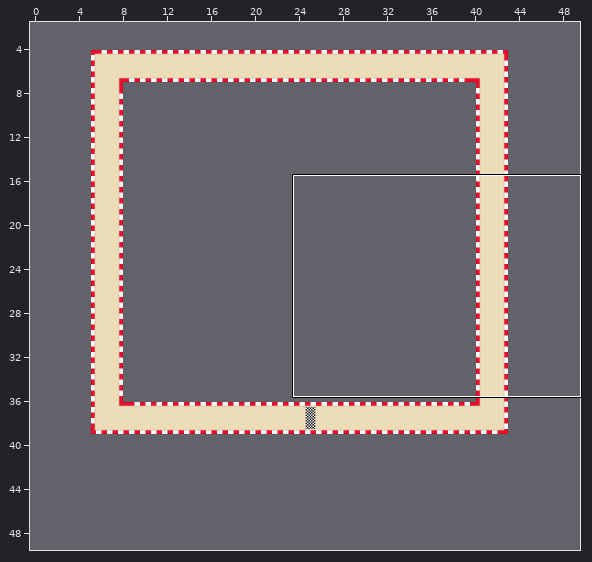
Tiled map: core/assets/SmallTestMap.tmx. Above, an overview of the earlier version with the close-up marked.
Close-up. Before the edit:
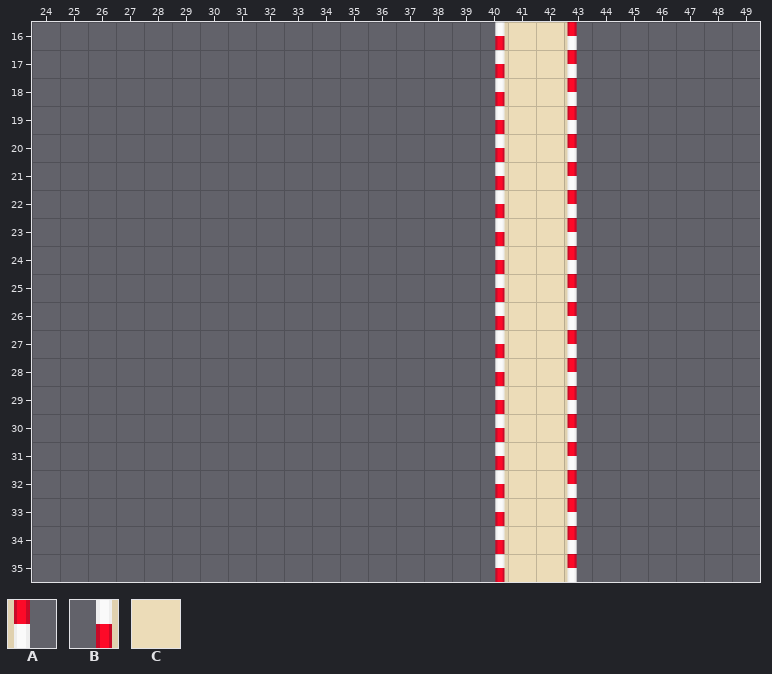
Cells are 64x64 px. Shown: x 24..49, y 16..35. The commit also changed other parts of the map, which this record leaves out.
Key: from "RaceTrackRed": A 0 turned 270, B 0 turned 90, C 2.
_ is an empty cell.
Layers that did not change in this view are not listed.
Layer "Tile Layer 1" before, first column x 24:
16 _________________CC_______
17 _________________CC_______
18 _________________CC_______
19 _________________CC_______
20 _________________CC_______
21 _________________CC_______
22 _________________CC_______
23 _________________CC_______
24 _________________CC_______
25 _________________CC_______
26 _________________CC_______
27 _________________CC_______
28 _________________CC_______
29 _________________CC_______
30 _________________CC_______
31 _________________CC_______
32 _________________CC_______
33 _________________CC_______
34 _________________CC_______
35 _________________CC_______
Layer "CollisionLayer" before, first column x 24:
16 ________________B__A______
17 ________________B__A______
18 ________________B__A______
19 ________________B__A______
20 ________________B__A______
21 ________________B__A______
22 ________________B__A______
23 ________________B__A______
24 ________________B__A______
25 ________________B__A______
26 ________________B__A______
27 ________________B__A______
28 ________________B__A______
29 ________________B__A______
30 ________________B__A______
31 ________________B__A______
32 ________________B__A______
33 ________________B__A______
34 ________________B__A______
35 ________________B__A______
After the commit:
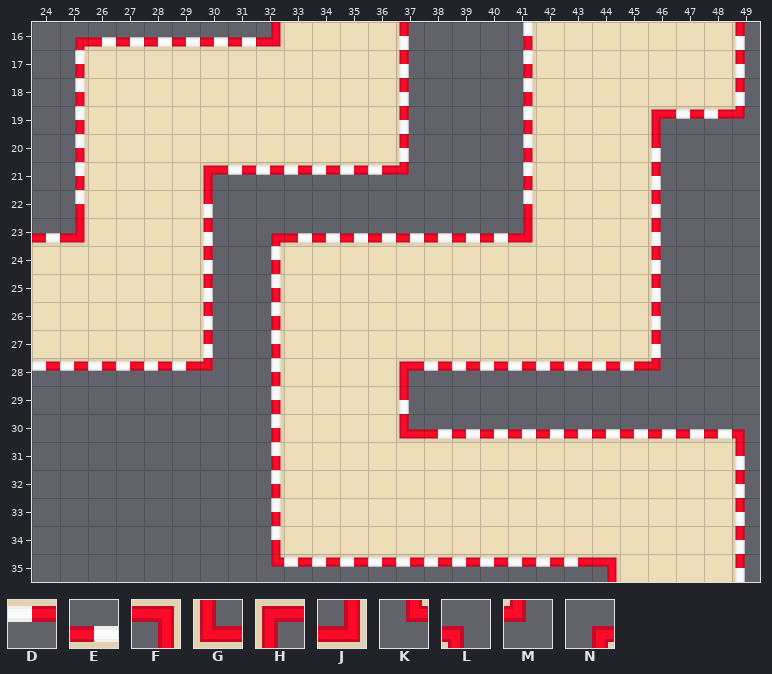
Further tiles: from "RaceTrackRed": D 0, E 0 turned 180, F 1, G 1 turned 180, H 1 turned 270, J 1 turned 90, K 4, L 4 turned 180, M 4 turned 270, N 4 turned 90.
Changes in this commit:
Changed rows in their new state; . is an unchanged cell.
Layer "Tile Layer 1":
first column x 24:
16 .........CCCC...._.CCCCCC
17 ..CCCCCCCCCCC...._.CCCCCC
18 ..CCCCCCCCCCC...._.CCCCCC
19 ..CCCCCCCCCCC...._.CCC...
20 ..CCCCCCCCCCC...._.CCC...
21 ..CCCC..........._.CCC...
22 ..CCCC..........._.CCC...
23 ..CCCC..........._.CCC...
24 CCCCCC...CCCCCCCC..CCC...
25 CCCCCC...CCCCCCCC..CCC...
26 CCCCCC...CCCCCCCC..CCC...
27 CCCCCC...CCCCCCCC..CCC...
28 .........CCCC....__......
29 .........CCCC....__......
30 .........CCCC....__......
31 .........CCCCCCCC..CCCCCC
32 .........CCCCCCCC..CCCCCC
33 .........CCCCCCCC..CCCCCC
34 .........CCCCCCCC..CCCCCC
35 .................__..CCCC
Layer "CollisionLayer":
first column x 24:
16 .NEEEEEEJ....A.._B._.....A
17 .B...........A.._B._.....A
18 .B...........A.._B._.....A
19 .B...........A.._B._..HDDM
20 .B...........A.._B._..A...
21 .B....HDDDDDDM.._B._..A...
22 .B....A........._B._..A...
23 EJ....A.NEEEEEEEEJ._..A...
24 ......A.B......._.._..A...
25 ......A.B......._.._..A...
26 ......A.B......._.._..A...
27 ......A.B......._.._..A...
28 DDDDDDM.B....HDDDDDDDDM...
29 ........B....A.._.._......
30 ........B....GEEEEEEEEEEEL
31 ........B......._.._.....A
32 ........B......._.._.....A
33 ........B......._.._.....A
34 ........B......._.._.....A
35 ........KDDDDDDDDDDDF....A
Boxes around the changes in both close-ups, in picture pixels (x1, y1, x2, y2):
changed: (32, 22, 745, 582)
